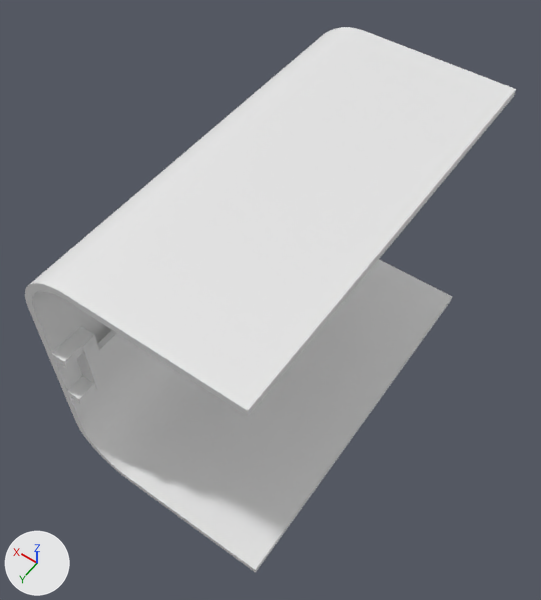
The OBJ model sim/model/meshes_kitoru_v20/vis_R_shank_c00adf0.obj: old version first, new version second.
Before and after are seen from a camera (50 mm lens) standing at (-49.4, 122.4, 112.6) and looking at (2.6, 49.5, -1.9). The lights are fixed; the arrows at lower left show +X, +Y and +Z. The picture after the commit comes second. Where no turn or scale is listed for an object, it has been applied to the vertices.

The first picture shows 'vis_R_shank_c00adf0'.
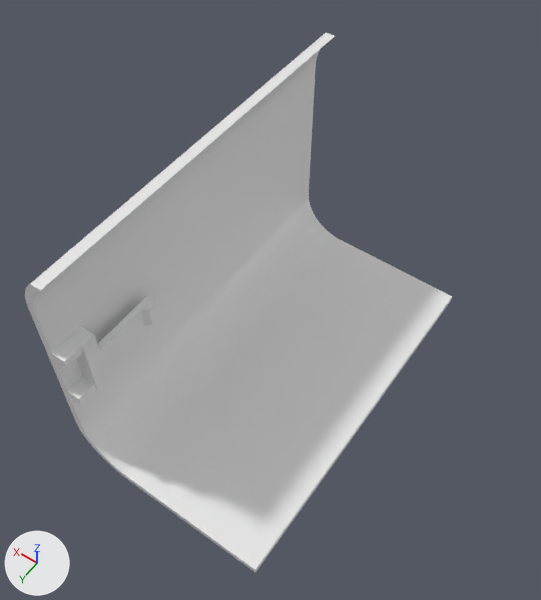
Edits to the scene script, one JSON object a line:
```json
{"block": "me_vis_r_shank_c00adf0", "where": "# used by ob_vis_r_shank_c00adf0; location = (0.0, 0.0, 0.0)"}
{"op": "remove", "block": "me_vis_r_shank_c00adf0", "code": "me_vis_r_shank_c00adf0.from_pydata(...)  # 180 vertices, 352 faces; spans x -20.0..23.5, y 6.0..86.0, z -30.5..30.5"}
{"op": "add", "block": "me_vis_r_shank_c00adf0", "code": "me_vis_r_shank_c00adf0.from_pydata(...)  # 148 vertices, 286 faces; spans x -20.0..23.5, y 6.0..86.0, z -30.5..27.0"}
{"block": "me_vis_r_shank_c00adf0", "change": "me_vis_r_shank_c00adf0 part 1"}
{"block": "me_vis_r_shank_c00adf0", "change": "36 vertices are removed from x -20.0..19.1, y 6.0..86.0, z 26.6..30.5"}
{"block": "me_vis_r_shank_c00adf0", "change": "87 faces are deleted"}
{"block": "me_vis_r_shank_c00adf0", "change": "4 vertices are added at (17.8, 86.0, 27.0), (17.8, 6.0, 27.0), (20.0, 86.0, 27.0), (20.0, 6.0, 27.0)"}
{"block": "me_vis_r_shank_c00adf0", "change": "21 new faces join them"}
```

Location of each change, [x1, y1, x2, y2] in pixels of the pictures (541 x 600 px):
```json
{"object": "vis_R_shank_c00adf0", "change": "reshaped", "before": [25, 27, 516, 573], "after": [25, 33, 452, 573], "on screen": "13% narrower"}
{"part": 1, "of": "me_vis_r_shank_c00adf0", "change": "cut back", "before": [28, 27, 516, 416], "after": [28, 33, 335, 292]}
```
